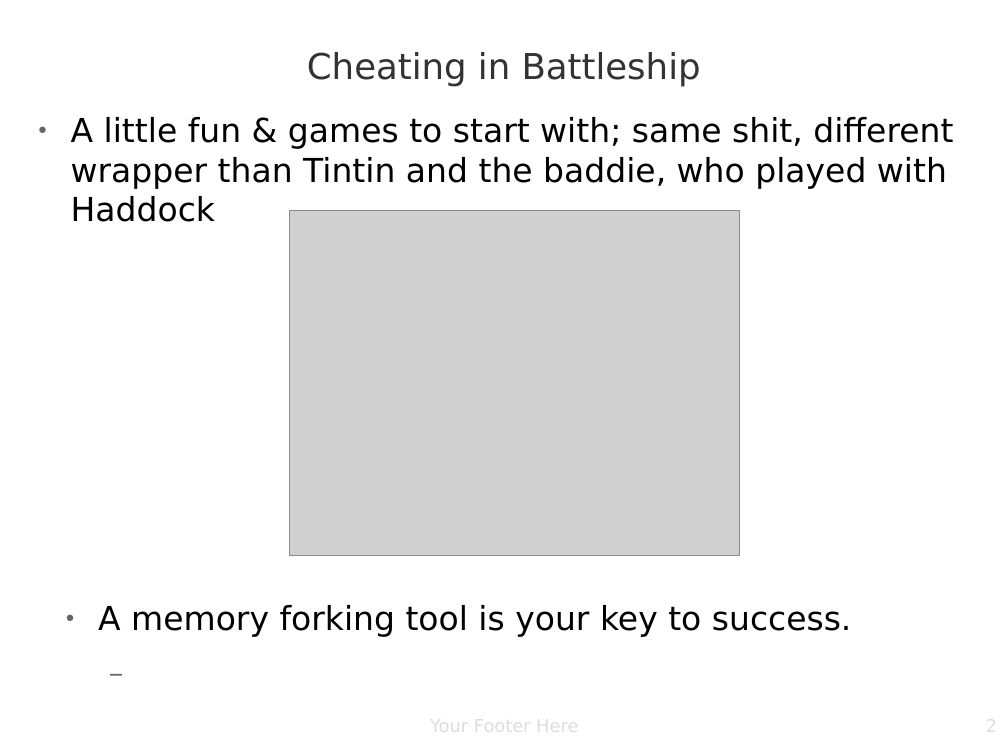
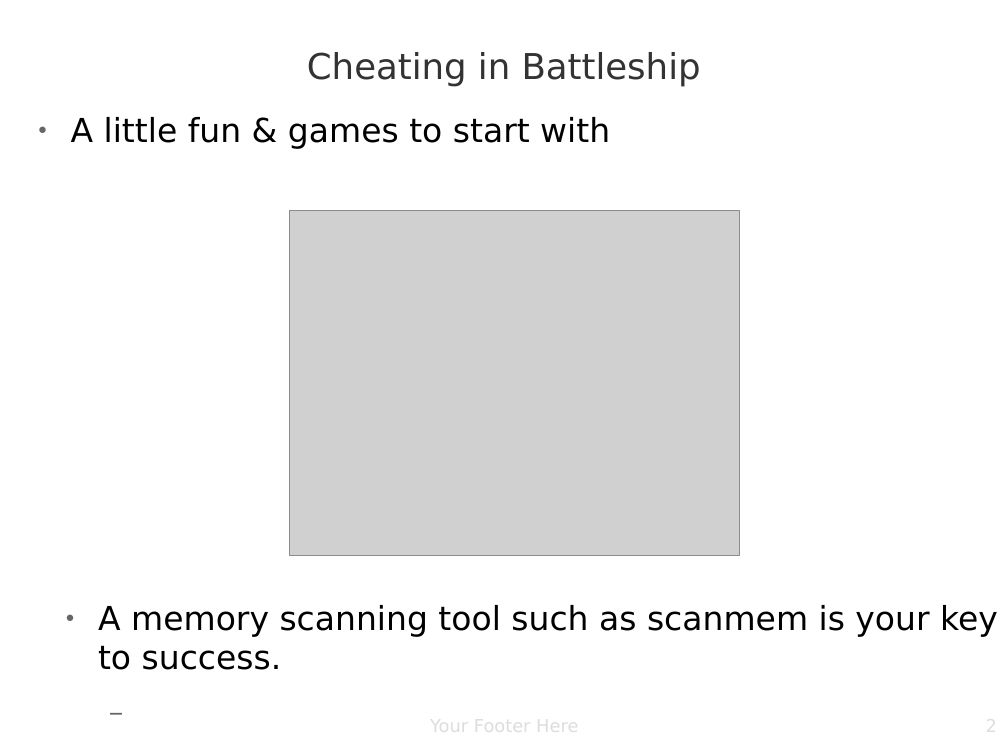
Before and after one commit to matiasw/disobey.fi-presentation, a slide deck: slide 2 of presis.odp. Drawn at 1008x756 pixels with LibreOffice and Linux fonts; fonts in the diff are those of the drawing; grey boxes stand for pictures; background and template pictures are left out. Boxes give left, top, right and bottom in pixels: in the first picture for what was removed or moved away, otherwise in the second. Text is boxed around its words. In the diff, an @@ line names an element or a change of style, - is before the commit and + after.

Commit message:
mention scanmem
Made at meatspace coordinates
Latitude:  61.4460439
Longitude:  23.8461093

```diff
--- a/presis.odp
+++ b/presis.odp
@@ text at [71,117,610,149]: text changed @@
-● A little fun & games to start with; same shit, different wrapper than Tintin and the baddie, who played with Haddock
+● A little fun & games to start with
@@ text at [98,605,998,670]: text changed @@
-● A memory forking tool is your key to success.
+● A memory scanning tool such as scanmem is your key to success.
```
Also in this commit, not shown: 2 other slides changed.
